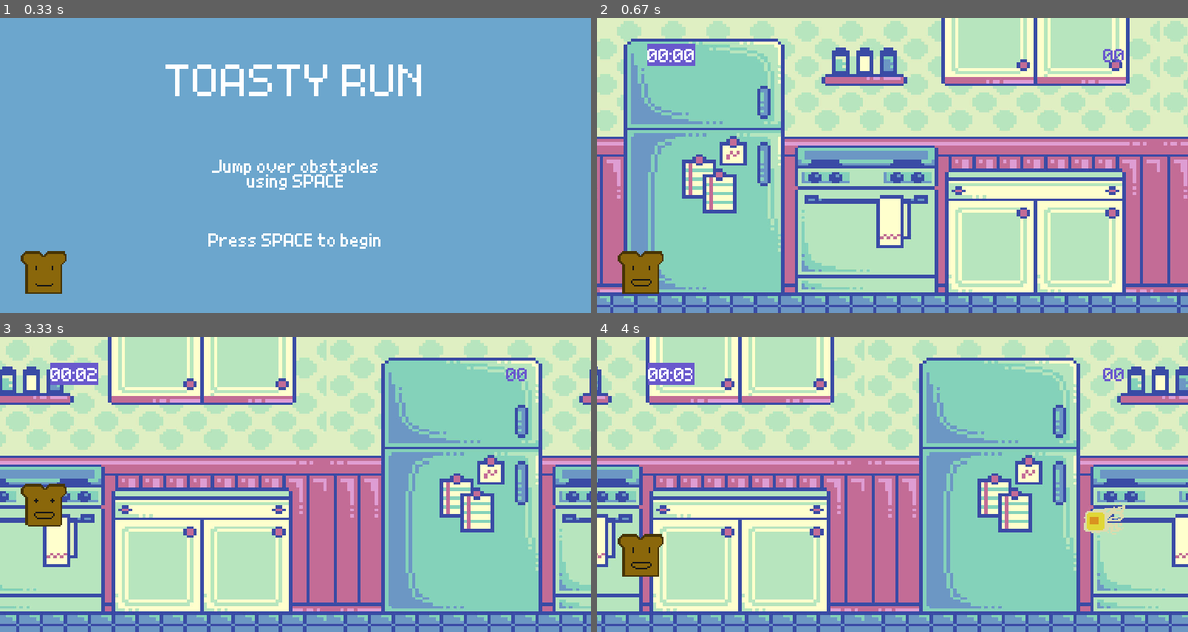
Above: before the commit, frames 1-4 (two rows, left to right).
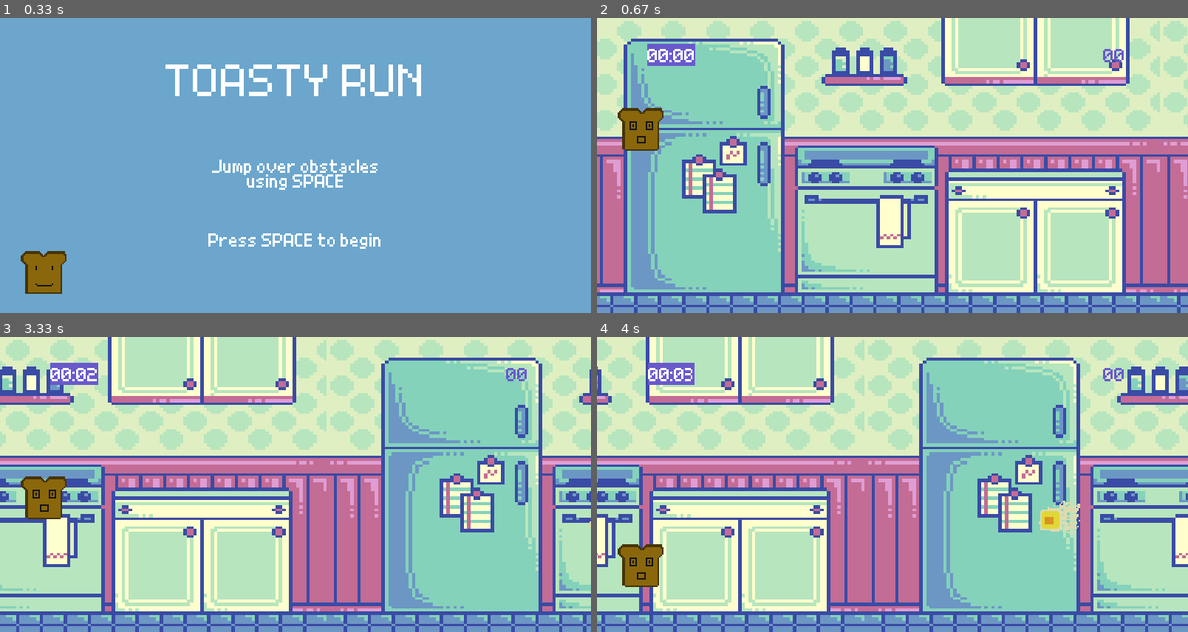
Above: after the commit, the same moments.

Repository: touseefhossain/RunningToast_Pygame
Game: pygame game, started from runningGame.py
Same seed, same stepped clock (60 frames per second), same inputs: the game is played once before the commit and once after it.
Inputs:
- Up to frame 1 (0.33 s): no input
- Up to frame 2 (0.67 s): tap Space at 0.33 s
- Up to frame 3 (3.33 s): tap Space at 3.17 s
- Up to frame 4 (4 s): no input

Frame 1 is identical in both runs. In frame 2, 1.9% of the frame differs, in the area x 3-12%, y 30-94%; in frame 3, 0.6%; in frame 4, 1.6%.

Commit message:
iteration 6: implemented OOP and cleaned up code

Diff:
--- /dev/null
+++ b/runningEnemy.py
@@ -0,0 +1,37 @@
+import pygame
+import sprite
+from random import randint
+
+class Enemy():
+
+    pygame.image.load('Graphics/toaster_move.png')
+    pygame.image.load('Graphics/egg_move.png')
+
+    def __init__(self, type):
+        if type == 'egg':
+            egg_move_image = pygame.image.load('Graphics/egg_move.png')
+            self.sprite_move = sprite.Sprite(egg_move_image, 64)
+            self.speed = 5
+            self.height = 280
+        else:
+            toaster_move_image = pygame.image.load('Graphics/toaster_move.png')
+            self.sprite_move = sprite.Sprite(toaster_move_image, 64)
+            self.speed = 4
+            self.height = 380
+        self.image = self.sprite_move.currentFrame()
+        self.rect = self.image.get_rect(midbottom = (randint(900,1100), self.height))
+
+    def move(self, screen):
+        self.rect.left -= self.speed
+        screen.blit(self.image, self.rect)
+
+    def outOfBounds(self):
+        if self.rect.left <= -100: return True
+        else: return False
+
+    def animate(self):
+        self.sprite_move.nextFrame()
+        self.image = self.sprite_move.currentFrame()
+
+    def getRect(self):
+        return self.rect
--- a/runningGame.py
+++ b/runningGame.py
@@ -5,8 +5,9 @@
 import pygame
 from sys import exit
 from random import randint
-import spritesheet
 import sprite
+import toastPlayer
+import runningEnemy
 
 DISPLAY_WIDTH = 800
 DISPLAY_HEIGHT = 400
@@ -38,6 +39,14 @@
 instr_rect3 = instr_text3.get_rect(center = (400, 300))
 changeMusic('Audio/Rivers in the Desert (8-bit).mp3')
 
+def startMenu():
+    screen.fill('skyblue3')
+    screen.blit(toast_idle_sprite.currentFrame(), toast_idle_rect)
+    screen.blit(intro_text, intro_rect)
+    screen.blit(instr_text1, instr_rect1)
+    screen.blit(instr_text2, instr_rect2)
+    screen.blit(instr_text3, instr_rect3)
+
 
 # 'playing' state background settings
 background =  pygame.image.load('Graphics/kitchen_BG.jpg').convert()
@@ -48,7 +57,6 @@
 
 start_time = 0 # timer that will help with maintaining accurate time whenever the game restarts
 game_time = 0 # used to display total play time for a game
-
 score = 0
 
 # 'game over' state background settings
@@ -58,11 +66,22 @@
 gg_continue_rect = gg_continue_text.get_rect(center = (400, 350))
 
 toast_defeat_image = pygame.image.load('Graphics/toast_defeat.png').convert_alpha()
-toast_defeat_sprite = spritesheet.SpriteSheet(toast_defeat_image)
-toast_defeat_surface = toast_defeat_sprite.getFrame(0, 64, 64)
-toast_defeat_surface = pygame.transform.rotozoom(toast_defeat_surface, 0, 1.6) # filter, scale, rotate
-toast_defeat_surface.set_colorkey('black')
-toast_defeat_rect = toast_defeat_surface.get_rect(center = (400, 200))
+toast_defeat_image = pygame.transform.rotozoom(toast_defeat_image, 0, 1.6) # filter, scale, rotate
+toast_defeat_image.set_colorkey('black')
+toast_defeat_rect = toast_defeat_image.get_rect(center = (400, 200))
+
+def gameOverScreen():
+    screen.fill('lightslateblue')
+    game_time_surface = timeTextStyle.render(f'Time: {game_time}', False, 'white')
+    game_time_rect = game_time_surface.get_rect(topleft=(150, 250))
+    game_score_surface = timeTextStyle.render(f'Score: {score}', False, 'white')
+    game_score_rect = game_score_surface.get_rect(topleft=(550, 250))
+    screen.blit(gg_text, gg_rect)
+    screen.blit(toast_defeat_image, toast_defeat_rect)
+    screen.blit(game_time_surface, game_time_rect)
+    screen.blit(game_score_surface, game_score_rect)
+    screen.blit(gg_continue_text, gg_continue_rect)
+
 
 def displayTime():
     global game_time
@@ -79,7 +98,6 @@
     while seconds >= 60: # get number of minutes
         minutes += 1
         seconds -= 60
-
     # ensure there's always two digits shown on each time interval
     seconds = str(seconds).zfill(2)
     minutes = str(minutes).zfill(2)
@@ -121,56 +139,40 @@
 toast_idle_sprite = sprite.Sprite(toast_idle_image, 64)
 toast_idle_rect = toast_idle_sprite.currentFrame().get_rect(midbottom = (60, 380))
 
-# load player object and initiate player parameters
-toast_move_image = pygame.image.load('Graphics/toast_move.png').convert_alpha()
-toast_move_sprite = sprite.Sprite(toast_move_image, 64)
-toast_rect = toast_move_sprite.currentFrame().get_rect(midbottom =(60, 380))
-toast_gravity = 0
-jump_sound = pygame.mixer.Sound('Audio/SonicJump.mp3')
-jump_sound.set_volume(0.7)
-pygame.display.set_icon(toast_move_sprite.currentFrame()) # set window icon
-
-# load obstacle objects
-egg_move_image = pygame.image.load('Graphics/egg_move.png').convert_alpha()
-egg_move_sprite = sprite.Sprite(egg_move_image, 64)
-
-toaster_move_image = pygame.image.load('Graphics/toaster_move.png').convert_alpha()
-toaster_move_sprite = sprite.Sprite(toaster_move_image, 64)
-
-# initiate timer for enemy spawn rate and list for enemies present on screen
+# load player object
+player = toastPlayer.Toast()
+pygame.display.set_icon(toast_idle_sprite.currentFrame()) # set window icon
+
+# load enemy-related objects
 enemy_spawn_rate = 3000
 enemy_timer = pygame.USEREVENT + 2
 pygame.time.set_timer(enemy_timer, enemy_spawn_rate)
 enemy_list = []
 
 # move the obstacles according to their respective type
-def enemyMovement(list):
-    global score, enemy_spawn_rate, bgSpeed
-    if list:
-        for enemy in list:
-            if enemy.centery == 250:
-                enemy.left -= 5
-                screen.blit(egg_move_sprite.currentFrame(), enemy)
-            else:
-                enemy.left -= 4
-                screen.blit(toaster_move_sprite.currentFrame(), enemy)
-            if enemy.left <= -100:
-                list.remove(enemy)
+def enemyMovement():
+    global score, enemy_spawn_rate, bgSpeed, enemy_list
+    if enemy_list:
+        for enemy in enemy_list:
+            enemy.move(screen)
+            if enemy.outOfBounds():
+                enemy_list.remove(enemy)
                 score += 1
                 if score%5 == 0 and enemy_spawn_rate > 600:
                     enemy_spawn_rate -= 200
                     pygame.time.set_timer(enemy_timer, enemy_spawn_rate)
                 elif score%10 == 0: bgSpeed += 0.4
-        return list
+        return enemy_list
     else: return []
 
 # check for collisions between player and obstacles
 # change state of game if collision occurs
-def collisionCheck(player, enemies):
-    if enemies:
-        for enemy in enemies:
-            if player.colliderect(enemy):
-                enemies.clear()
+def collisionCheck():
+    global enemy_list, player
+    if enemy_list:
+        for enemy in enemy_list:
+            if player.getRect().colliderect(enemy.getRect()):
+                enemy_list.clear()
                 changeMusic('Audio/Eterna City (Daytime) (8-bit).mp3')
                 return False
     return True
@@ -189,74 +191,42 @@
         if start_menu:
             if event.type == pygame.KEYDOWN and event.key == pygame.K_SPACE:
                 start_menu = False
+                game_active = True
                 changeMusic("Audio/Il Vento D'Oro (8-bit).mp3")
                 start_time = pygame.time.get_ticks()
 
-        elif game_active: # event handler for playing state
-            if event.type == pygame.KEYDOWN: # keyboard inputs
-                if event.key == pygame.K_SPACE: # spacebar key
-                    if toast_rect.bottom == 380: # ensure only a single jump from ground
-                        jump_sound.play()
-                        toast_gravity = -16 # when pressed, send toast upwards
-
-        else: # event handler for 'game over' state (reset necessary variables)
+        elif not game_active: # event handler for 'game over' state (reset necessary variables)
             if event.type == pygame.KEYDOWN and event.key == pygame.K_SPACE:
                 game_active = True
                 start_time = pygame.time.get_ticks()
                 score = 0
-                toast_rect.bottom = 380
-                toast_gravity = 0
+                player.reset()
                 changeMusic("Audio/Il Vento D'Oro (8-bit).mp3")
 
         if event.type == enemy_timer and game_active and not start_menu: # timer for enemy spawn
             if randint(0,2): # function that "randomizes" the type of enemy spawned
-                enemy_list.append(egg_move_sprite.currentFrame().get_rect(center = (randint(900,1100), 250)))
+                enemy_list.append(runningEnemy.Enemy('egg'))
             else:
-                enemy_list.append(toaster_move_sprite.currentFrame().get_rect(midbottom = (randint(900,1100), 380)))
+                enemy_list.append(runningEnemy.Enemy('toaster'))
 
         if event.type == sprite_timer and start_menu: toast_idle_sprite.nextFrame()
 
         elif event.type == sprite_timer and game_active: # timer for sprite animation transition
-            egg_move_sprite.nextFrame()
-            toaster_move_sprite.nextFrame()
-            toast_move_sprite.nextFrame()
+            player.animate()
+            for enemy in enemy_list:
+                enemy.animate()
 
     if start_menu: # 'start menu' state
-        screen.fill('skyblue3')
-        screen.blit(toast_idle_sprite.currentFrame(), toast_idle_rect)
-        screen.blit(intro_text, intro_rect)
-        screen.blit(instr_text1, instr_rect1)
-        screen.blit(instr_text2, instr_rect2)
-        screen.blit(instr_text3, instr_rect3)
+        startMenu()
 
     elif game_active: # 'playing' state
         redrawBackground()
-        screen.blit(toast_move_sprite.currentFrame(), toast_rect)
-
-        # simulate jumping with gravity
-        toast_gravity+=0.6
-        toast_rect.y += toast_gravity
-
-        enemy_list = enemyMovement(enemy_list)
-        game_active = collisionCheck(toast_rect, enemy_list)
-
-        # maintain floor for toast player
-        if toast_rect.bottom >= 380:
-            toast_rect.bottom = 380
-            toast_gravity = 0 # reset gravity, rather than have gravity infinitely increasing
-
+        player.update(screen)
+        enemy_list = enemyMovement()
+        game_active = collisionCheck()
 
     else: # 'game over' state
-        screen.fill('lightslateblue')
-        game_time_surface = timeTextStyle.render(f'Time: {game_time}', False, 'white')
-        game_time_rect = game_time_surface.get_rect(topleft=(150, 250))
-        game_score_surface = timeTextStyle.render(f'Score: {score}', False, 'white')
-        game_score_rect = game_score_surface.get_rect(topleft=(550, 250))
-        screen.blit(gg_text, gg_rect)
-        screen.blit(toast_defeat_surface, toast_defeat_rect)
-        screen.blit(game_time_surface, game_time_rect)
-        screen.blit(game_score_surface, game_score_rect)
-        screen.blit(gg_continue_text, gg_continue_rect)
+        gameOverScreen()
 
     pygame.display.update() # updates the display continuously
     timer.tick(60) # ensure that while loop does not run more than 60 times per second (max frame rate)
--- /dev/null
+++ b/toastPlayer.py
@@ -0,0 +1,45 @@
+import pygame
+import sprite
+
+class Toast():
+
+    def __init__(self):
+        move_animation = pygame.image.load('Graphics/toast_move.png')
+        self.sprite_move = sprite.Sprite(move_animation, 64)
+        self.image = self.sprite_move.currentFrame()
+        self.rect = self.image.get_rect(midbottom = (60, 380))
+        self.gravity = 0
+        self.jump_sound = pygame.mixer.Sound('Audio/SonicJump.mp3')
+        self.jump_sound.set_volume(0.7)
+        self.jump_anim = pygame.image.load('Graphics/toast_jump.png')
+
+    def player_input(self):
+        keys = pygame.key.get_pressed()
+        if keys[pygame.K_SPACE] and self.rect.bottom == 380:
+            self.gravity = -16
+            self.jump_sound.play()
+
+
+    def apply_gravity(self):
+        self.gravity += 0.6
+        self.rect.y += self.gravity
+        if self.rect.bottom >= 380:
+            self.rect.bottom = 380
+            self.gravity = 0
+            self.image = self.sprite_move.currentFrame()
+        else: self.image = self.jump_anim
+
+    def animate(self):
+        self.sprite_move.nextFrame()
+
+    def getRect(self):
+        return self.rect
+
+    def reset(self):
+        self.rect.bottom = 380
+        self.gravity = 0
+
+    def update(self, screen):
+        self.player_input()
+        self.apply_gravity()
+        screen.blit(self.image, self.rect)
